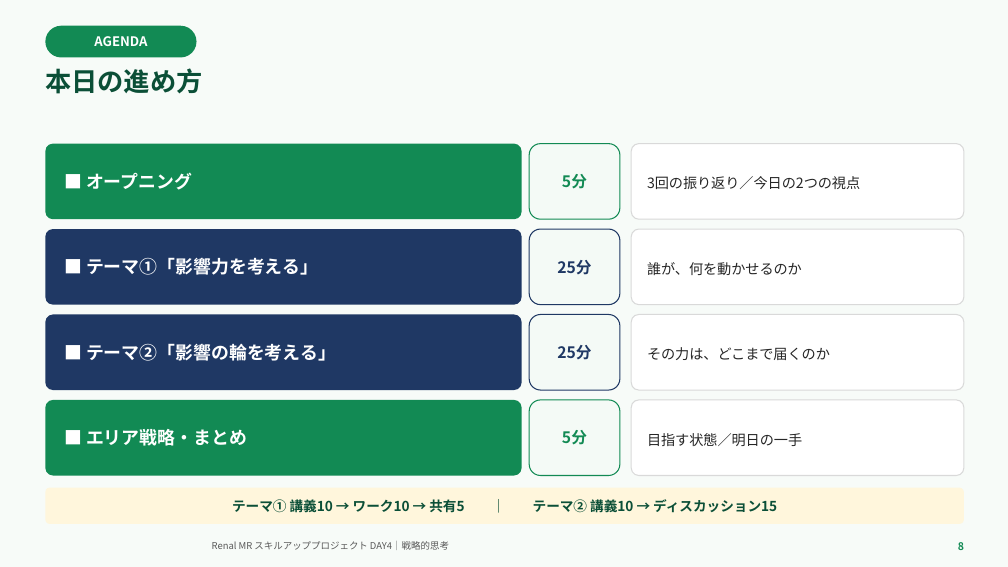
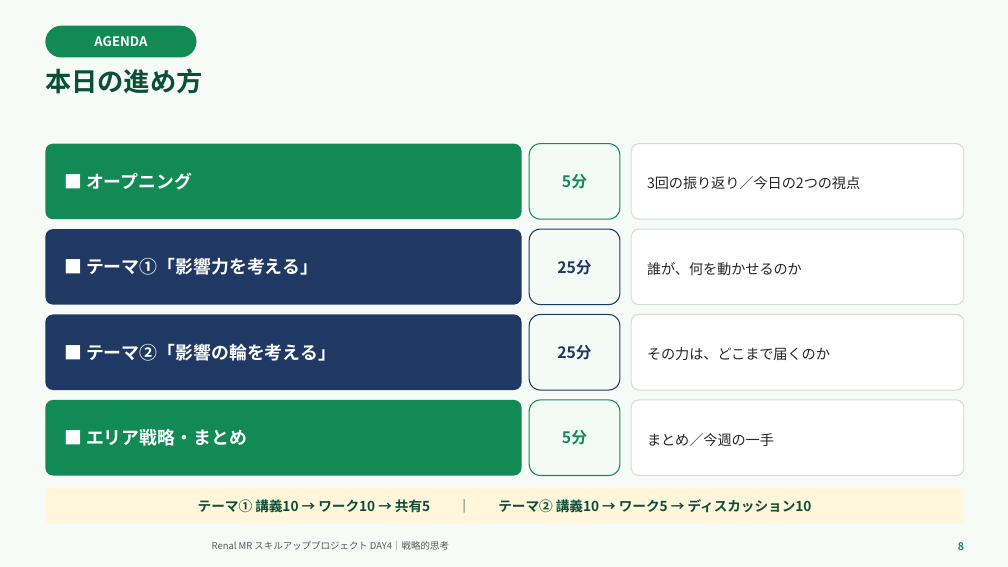
Before and after one commit to TAKUYA-1187/Claude, a slide deck: slide 8 of novartis_training/DAY4_ちょっと分かるだけで世界が変わる.pptx. Drawn at 1008x567 pixels with LibreOffice and Linux fonts; fonts in the diff are those of the drawing; background and template pictures are left out. Boxes give left, top, right and bottom in pixels: in the first picture for what was removed or moved away, otherwise in the second. Text is boxed around its words. In the diff, an @@ line names an element or a change of style, - is before the commit and + after.

```diff
--- a/novartis_training/DAY4_ちょっと分かるだけで世界が変わる.pptx
+++ b/novartis_training/DAY4_ちょっと分かるだけで世界が変わる.pptx
@@ text in rounded rectangle at <box>647,433,774,446</box>: text changed @@
-目指す状態／明日の一手
+まとめ／今週の一手
@@ text in rounded rectangle at <box>198,497,812,515</box>: text changed @@
-テーマ① 講義10 → ワーク10 → 共有5 ｜ テーマ② 講義10 → ディスカッション15
+テーマ① 講義10 → ワーク10 → 共有5 ｜ テーマ② 講義10 → ワーク5 → ディスカッション10
```
Also in this commit, not shown: 19 other slides changed, 1 slide added, 2 other files.
